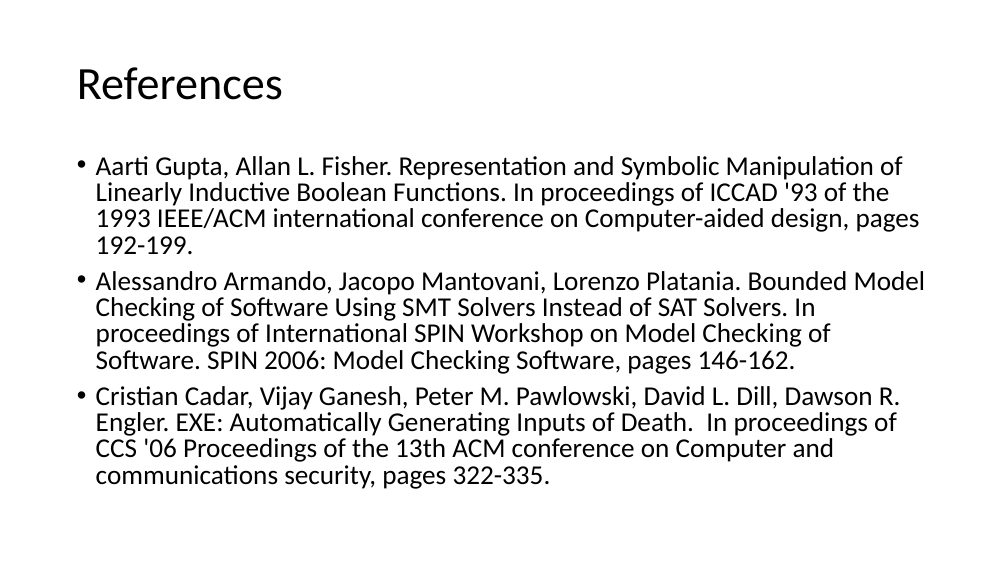
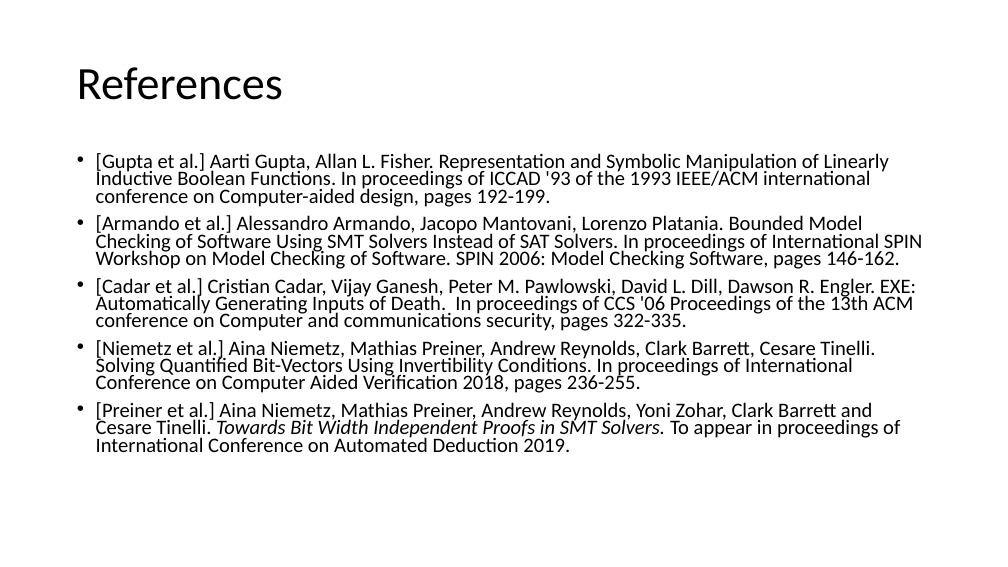
Before and after one commit to arjunvish/pxtp2019presentation, a slide deck: slide 13 of Presentation.pptx. Drawn at 1008x567 pixels with LibreOffice and Linux fonts; fonts in the diff are those of the drawing. Boxes give left, top, right and bottom in pixels: in the first picture for what was removed or moved away, otherwise in the second. Text is boxed around its words. In the diff, an @@ line names an element or a change of style, - is before the commit and + after.

Commit message:
Changes using feedback from Cesare and Yoni

```diff
--- a/Presentation.pptx
+++ b/Presentation.pptx
@@ text at <box>96,153,922,452</box>: text changed; size 25.9 to 19.6 pt @@
-• Aarti Gupta, Allan L. Fisher. Representation and Symbolic Manipulation of Linearly Inductive Boolean Functions. In proceedings of ICCAD '93 of the 1993 IEEE/ACM international conference on Computer-aided design, pages 192-199.
-• Alessandro Armando, Jacopo Mantovani, Lorenzo Platania. Bounded Model Checking of Software Using SMT Solvers Instead of SAT Solvers. In proceedings of International SPIN Workshop on Model Checking of Software. SPIN 2006: Model Checking Software, pages 146-162.
-• Cristian Cadar, Vijay Ganesh, Peter M. Pawlowski, David L. Dill, Dawson R. Engler. EXE: Automatically Generating Inputs of Death. In proceedings of CCS '06 Proceedings of the 13th ACM conference on Computer and communications security, pages 322-335.
+• [Gupta et al.] Aarti Gupta, Allan L. Fisher. Representation and Symbolic Manipulation of Linearly Inductive Boolean Functions. In proceedings of ICCAD '93 of the 1993 IEEE/ACM international conference on Computer-aided design, pages 192-199.
+• [Armando et al.] Alessandro Armando, Jacopo Mantovani, Lorenzo Platania. Bounded Model Checking of Software Using SMT Solvers Instead of SAT Solvers. In proceedings of International SPIN Workshop on Model Checking of Software. SPIN 2006: Model Checking Software, pages 146-162.
+• [Cadar et al.] Cristian Cadar, Vijay Ganesh, Peter M. Pawlowski, David L. Dill, Dawson R. Engler. EXE: Automatically Generating Inputs of Death. In proceedings of CCS '06 Proceedings of the 13th ACM conference on Computer and communications security, pages 322-335.
+• [Niemetz et al.] Aina Niemetz, Mathias Preiner, Andrew Reynolds, Clark Barrett, Cesare Tinelli. Solving Quantified Bit-Vectors Using Invertibility Conditions. In proceedings of International Conference on Computer Aided Verification 2018, pages 236-255.
+• [Preiner et al.] Aina Niemetz, Mathias Preiner, Andrew Reynolds, Yoni Zohar, Clark Barrett and Cesare Tinelli. Towards Bit Width Independent Proofs in SMT Solvers. To appear in proceedings of International Conference on Automated Deduction 2019.
```
Also in this commit, not shown: 10 other slides changed, 1 slide added, 1 slide removed.
